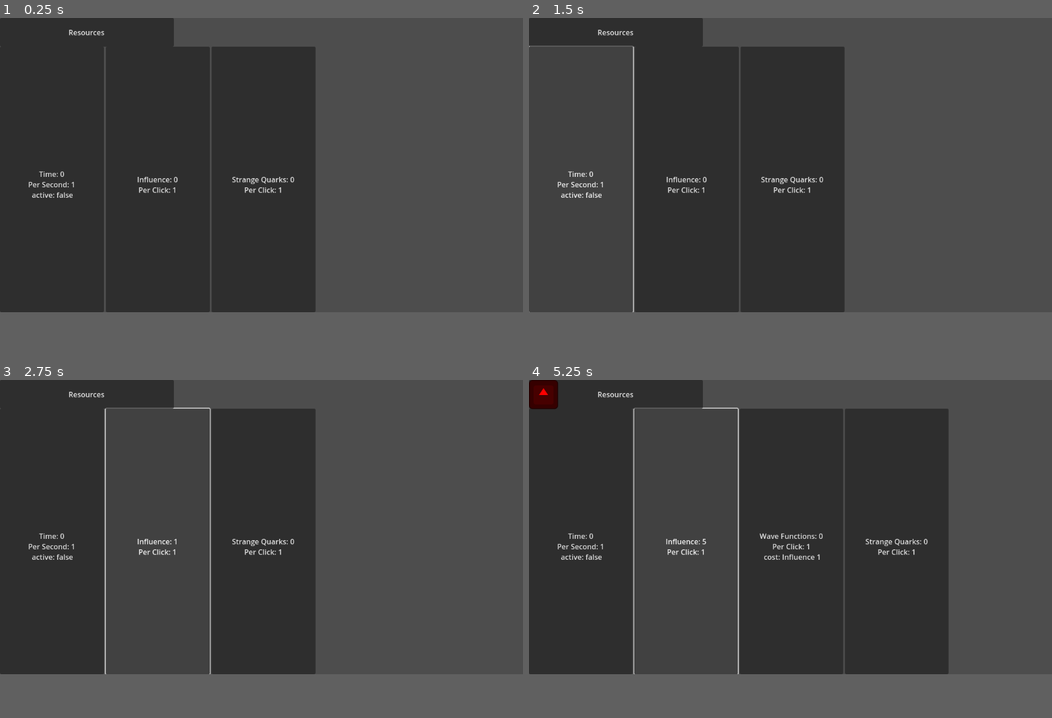
Above: before the commit, frames 1-4 (two rows, left to right).
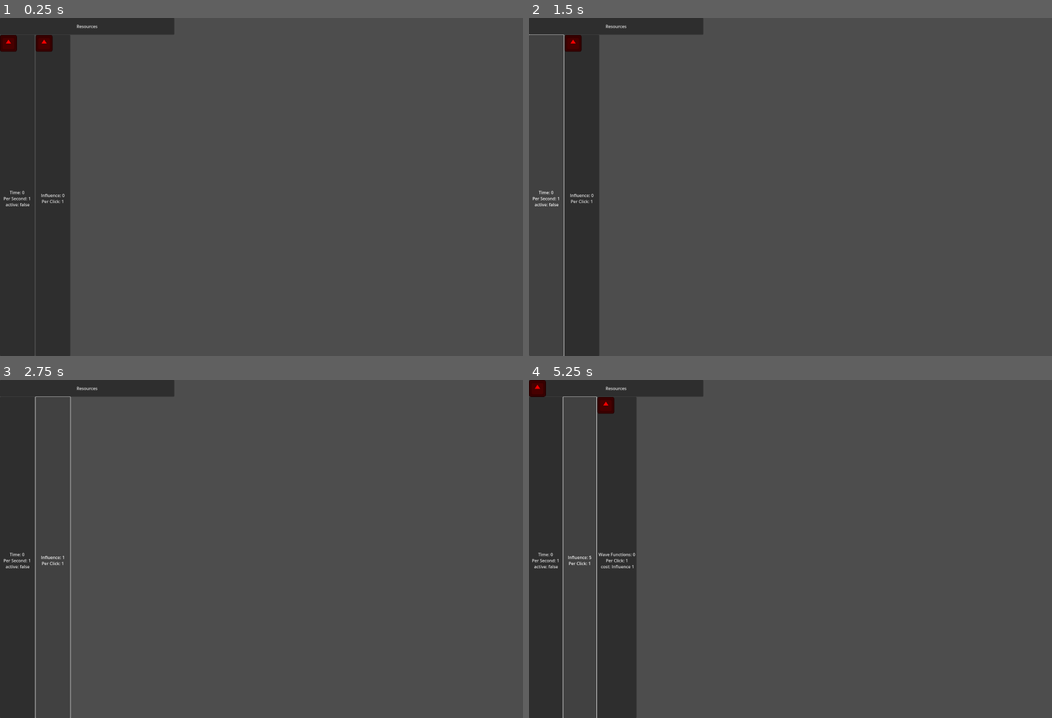
Above: after the commit, the same moments.

Repository: WilliamAHoffman/EmergentUniverse
Game: Godot game, scene res://scenes/root.tscn
The game is run twice, just before and just after one commit, with the same random seed, the same clock (stepped at 60 frames per second) and the same inputs. The engine's default icon, where the game draws it, is replaced by a stand-in: a white triangle on a blue panel in a dark square.
Inputs:
- Up to frame 1 (0.25 s): no input
- Up to frame 2 (1.5 s): click "Resources" at 0.5 s; click "Time: 0 Per Second: 1 active:…" at 1.25 s
- Up to frame 3 (2.75 s): click "Influence: 0 Per Click: 1" at 2 s
- Up to frame 4 (5.25 s): click "Influence: 1 Per Click: 1" at 2.75 s; click "Influence: 2 Per Click: 1" at 3.5 s; click "Influence: 3 Per Click: 1" at 4.25 s; click "Influence: 4 Per Click: 1" at 5 s
In our replay, the window is 800x450 before the commit and 800x517 after it. These sizes can differ from the game's own. Grey fills any space a smaller window leaves; there, only what the larger window draws over its background counts as a difference.

The runs differ from the first frame. In frame 1, 39% of the frame differs, in the area x 0-61%, y 1-100%; in frame 2, 33%; in frame 3, 23%; in frame 4, 35%.

Commit message:
added resource notif

Diff:
--- a/project.godot
+++ b/project.godot
@@ -18,9 +18,12 @@
 [autoload]
 
 Player="*res://scripts/player scripts/player.gd"
+EventBus="*res://scripts/event_bus.gd"
 
 [display]
 
+window/size/viewport_width=1980
+window/size/viewport_height=1280
 window/stretch/mode="viewport"
 
 [file_customization]
--- a/scenes/root.tscn
+++ b/scenes/root.tscn
@@ -1,46 +1,45 @@
-[gd_scene load_steps=7 format=3 uid="uid://cyj1qkdkxyycc"]
+[gd_scene load_steps=5 format=3 uid="uid://cyj1qkdkxyycc"]
 
 [ext_resource type="Script" path="res://scripts/button scripts/button_manager.gd" id="1_u0srf"]
 [ext_resource type="Script" path="res://scripts/resource scripts/resource_manager.gd" id="2_os0tv"]
 [ext_resource type="Script" path="res://scripts/teleport scripts/teleporter.gd" id="3_pau4i"]
 [ext_resource type="PackedScene" uid="uid://nyluktd1xlwm" path="res://scenes/notification.tscn" id="4_7ft6n"]
-[ext_resource type="Script" path="res://scripts/event_bus.gd" id="4_xe6d4"]
-[ext_resource type="Script" path="res://scripts/display scripts/resource_display.gd" id="5_awwyk"]
 
 [node name="MainScene" type="Node2D"]
 
-[node name="ButtonManager" type="Node2D" parent="." node_paths=PackedStringArray("button_manager", "resource_manager", "EventBus")]
+[node name="ButtonManager" type="Node2D" parent="." node_paths=PackedStringArray("button_manager", "resource_manager")]
 script = ExtResource("1_u0srf")
 button_manager = NodePath("../ButtonManagerControl")
 resource_manager = NodePath("../ResourceManager")
-EventBus = NodePath("../EventBus")
+notif = ExtResource("4_7ft6n")
 
 [node name="ButtonManagerControl" type="Control" parent="."]
 layout_mode = 3
 anchors_preset = 0
 metadata/_edit_use_anchors_ = true
 
-[node name="ResourceGrid" type="GridContainer" parent="ButtonManagerControl"]
+[node name="GridGrid" type="HBoxContainer" parent="ButtonManagerControl"]
 layout_mode = 0
-offset_top = 63.0
-offset_right = 1152.0
-offset_bottom = 648.0
+offset_top = 64.0
+offset_right = 1980.0
+offset_bottom = 1280.0
+
+[node name="ResourceGrid" type="GridContainer" parent="ButtonManagerControl/GridGrid"]
+layout_mode = 2
+size_flags_horizontal = 3
+size_flags_vertical = 3
 columns = 5
 
-[node name="ShopGrid" type="GridContainer" parent="ButtonManagerControl"]
-layout_mode = 0
-offset_left = 1152.0
-offset_top = 63.0
-offset_right = 2304.0
-offset_bottom = 648.0
+[node name="ShopGrid" type="GridContainer" parent="ButtonManagerControl/GridGrid"]
+layout_mode = 2
+size_flags_horizontal = 3
+size_flags_vertical = 3
 columns = 5
 
-[node name="ActionGrid" type="GridContainer" parent="ButtonManagerControl"]
-layout_mode = 0
-offset_left = 2304.0
-offset_top = 63.0
-offset_right = 3214.0
-offset_bottom = 648.0
+[node name="ActionGrid" type="GridContainer" parent="ButtonManagerControl/GridGrid"]
+layout_mode = 2
+size_flags_horizontal = 3
+size_flags_vertical = 3
 columns = 5
 
 [node name="ResourceManager" type="Node2D" parent="."]
@@ -52,36 +51,36 @@
 [node name="PlayerCamera" type="Camera2D" parent="."]
 anchor_mode = 0
 
-[node name="TeleportManagerControl" type="Control" parent="PlayerCamera" node_paths=PackedStringArray("camera", "EventBus", "shop_teli", "resource_teli", "action_teli", "resource_display")]
+[node name="CanvasLayer" type="CanvasLayer" parent="PlayerCamera"]
+
+[node name="TeleportManagerControl" type="Control" parent="PlayerCamera/CanvasLayer" node_paths=PackedStringArray("camera", "shop_teli", "resource_teli", "action_teli")]
 layout_mode = 3
 anchors_preset = 0
 offset_right = 40.0
 offset_bottom = 40.0
 script = ExtResource("3_pau4i")
-camera = NodePath("..")
-EventBus = NodePath("../../EventBus")
+camera = NodePath("../..")
 shop_teli = NodePath("TeleporterGrid/Shop")
 resource_teli = NodePath("TeleporterGrid/Resource")
 action_teli = NodePath("TeleporterGrid/Action")
-resource_display = NodePath("../ResourceDisplay")
 
-[node name="TeleporterGrid" type="GridContainer" parent="PlayerCamera/TeleportManagerControl"]
+[node name="TeleporterGrid" type="GridContainer" parent="PlayerCamera/CanvasLayer/TeleportManagerControl"]
 layout_direction = 2
 layout_mode = 0
-offset_right = 1149.0
+offset_right = 1980.0
 offset_bottom = 63.0
 columns = 3
 
-[node name="Resource" type="Button" parent="PlayerCamera/TeleportManagerControl/TeleporterGrid"]
+[node name="Resource" type="Button" parent="PlayerCamera/CanvasLayer/TeleportManagerControl/TeleporterGrid"]
 layout_mode = 2
 size_flags_horizontal = 3
 size_flags_vertical = 3
 text = "Resources
 "
 
-[node name="Notification" parent="PlayerCamera/TeleportManagerControl/TeleporterGrid/Resource" instance=ExtResource("4_7ft6n")]
+[node name="Notification" parent="PlayerCamera/CanvasLayer/TeleportManagerControl/TeleporterGrid/Resource" instance=ExtResource("4_7ft6n")]
 
-[node name="Shop" type="Button" parent="PlayerCamera/TeleportManagerControl/TeleporterGrid"]
+[node name="Shop" type="Button" parent="PlayerCamera/CanvasLayer/TeleportManagerControl/TeleporterGrid"]
 visible = false
 layout_mode = 2
 size_flags_horizontal = 3
@@ -89,28 +88,31 @@
 text = "Shop
 "
 
-[node name="Notification" parent="PlayerCamera/TeleportManagerControl/TeleporterGrid/Shop" instance=ExtResource("4_7ft6n")]
+[node name="Notification" parent="PlayerCamera/CanvasLayer/TeleportManagerControl/TeleporterGrid/Shop" instance=ExtResource("4_7ft6n")]
 
-[node name="Action" type="Button" parent="PlayerCamera/TeleportManagerControl/TeleporterGrid"]
+[node name="Action" type="Button" parent="PlayerCamera/CanvasLayer/TeleportManagerControl/TeleporterGrid"]
 visible = false
 layout_mode = 2
 size_flags_horizontal = 3
 size_flags_vertical = 3
 text = "Actions"
 
-[node name="Notification" parent="PlayerCamera/TeleportManagerControl/TeleporterGrid/Action" instance=ExtResource("4_7ft6n")]
+[node name="Notification" parent="PlayerCamera/CanvasLayer/TeleportManagerControl/TeleporterGrid/Action" instance=ExtResource("4_7ft6n")]
 
-[node name="ResourceDisplay" type="Node2D" parent="PlayerCamera"]
-visible = false
-script = ExtResource("5_awwyk")
+[node name="DisplayManager" type="Control" parent="PlayerCamera/CanvasLayer"]
+layout_mode = 3
+anchors_preset = 0
+offset_right = 40.0
+offset_bottom = 40.0
 
-[node name="ResourceLabel" type="Label" parent="PlayerCamera/ResourceDisplay"]
-offset_left = 2.0
-offset_top = 508.0
-offset_right = 217.0
-offset_bottom = 649.0
+[node name="ClickCounter" type="Label" parent="PlayerCamera/CanvasLayer/DisplayManager"]
+layout_mode = 0
+offset_right = 40.0
+offset_bottom = 23.0
 
-[node name="EventBus" type="Node2D" parent="."]
-script = ExtResource("4_xe6d4")
+[node name="SecondCounter" type="Label" parent="PlayerCamera/CanvasLayer/DisplayManager"]
+layout_mode = 0
+offset_right = 40.0
+offset_bottom = 23.0
 
 [connection signal="timeout" from="ResourceManager/ResourceTimer" to="ButtonManager" method="_on_resource_timer_timeout"]
--- a/scripts/button scripts/button_data.gd
+++ b/scripts/button scripts/button_data.gd
@@ -1,4 +1,5 @@
 class_name ButtonData
+
 
 #Main variables
 var main_text : String
@@ -83,6 +84,7 @@
 	if resource.perma_unlocked:
 		resource.quantity += quantity
 		resource.total_quantity += quantity
+		EventBus.emit_signal("gain_resource", resource)
 
 
 func _add_random_resources(quantity_generated_from):
--- a/scripts/button scripts/button_manager.gd
+++ b/scripts/button scripts/button_manager.gd
@@ -3,11 +3,10 @@
 
 @export var button_manager : Control
 @export var resource_manager : ResourceManager
-@export var EventBus : Node2D
+@export var notif : PackedScene
 var buttons : Dictionary
 var resources : Dictionary
 var button_children : Array
-
 
 func _ready():
 	await owner.ready
@@ -24,6 +23,11 @@
 		buttons[button.name].update_text()
 		_update_button_active(button)
 
+
+func _on_button_hovered(button):
+	for node in button.get_children():
+		if node.name == "Notification":
+			node.queue_free()
 
 func _on_button_pressed(event, button):
 	if event is InputEventMouseButton and event.pressed:
@@ -116,22 +120,32 @@
 func _add_button_data():
 	for button in button_children:
 		button.connect("gui_input",_on_button_pressed.bind(button))
+		button.connect("mouse_entered",_on_button_hovered.bind(button))
 		buttons[button.name].button = button
 		if !buttons[button.name].is_unlocked:
 			button.visible = false
 		button.connect("visibility_changed",_on_visibility_changed.bind(buttons[button.name].location))
 
 
+func _add_notif(button : Button):
+	var notif_icon = notif.instantiate()
+	notif_icon.visible = true
+	button.add_child(notif_icon)
+
+
 func _unlock_buttons(button : Button):
+	if buttons[button.name].is_unlocked:
+		return
+	if !buttons[button.name].perma_unlocked:
+		return
 	var criterias_done = 0
-	if !buttons[button.name].is_unlocked and buttons[button.name].perma_unlocked:
-		for resource in buttons[button.name].unlock_criteria:
-			if resource.quantity >= buttons[button.name].unlock_criteria[resource]:
-				criterias_done += 1
-		if criterias_done >= buttons[button.name].unlock_criteria.size():
-			buttons[button.name].is_unlocked = true
-	else:
+	for resource in buttons[button.name].unlock_criteria:
+		if resource.quantity >= buttons[button.name].unlock_criteria[resource]:
+			criterias_done += 1
+	if criterias_done >= buttons[button.name].unlock_criteria.size():
+		buttons[button.name].is_unlocked = true
 		button.visible = true
+		_add_notif(button)
 
 
 func _on_resource_timer_timeout():
@@ -150,7 +164,7 @@
 
 
 func _get_buttons():
-	for container in button_manager.get_children():
+	for container in button_manager.get_child(0).get_children():
 		for button in container.get_children():
 			button_children.append(button)
 
@@ -158,7 +172,7 @@
 func _create_buttons():
 	var button_template = preload("res://scenes/button_template.tscn")
 	for button in buttons:
-		for grid in button_manager.get_children():
+		for grid in button_manager.get_child(0).get_children():
 			if grid.name == buttons[button].location:
 				var button_instance = button_template.instantiate()
 				button_instance.name = button
--- a/scripts/display scripts/resource_display.gd
+++ /dev/null
@@ -1,6 +0,0 @@
-extends Node2D
-
-@export var resource_manager : ResourceManager
-
-func update_resources():
-	pass
--- a/scripts/event_bus.gd
+++ b/scripts/event_bus.gd
@@ -1,3 +1,4 @@
 extends Node2D
 
 signal vis_notif(location)
+signal gain_resource(resource)
--- a/scripts/player scripts/player.gd
+++ b/scripts/player scripts/player.gd
@@ -1,11 +1,5 @@
 extends Node
 
-
-# Called when the node enters the scene tree for the first time.
-func _ready():
-	pass # Replace with function body.
-
-
-# Called every frame. 'delta' is the elapsed time since the previous frame.
-func _process(delta):
-	pass
+var milestones : Dictionary
+var total_clicks : int
+var total_seconds : int
--- a/scripts/player scripts/player_data.gd
+++ /dev/null
@@ -1,11 +0,0 @@
-extends Node
-
-
-# Called when the node enters the scene tree for the first time.
-func _ready():
-	pass # Replace with function body.
-
-
-# Called every frame. 'delta' is the elapsed time since the previous frame.
-func _process(delta):
-	pass
--- a/scripts/teleport scripts/teleporter.gd
+++ b/scripts/teleport scripts/teleporter.gd
@@ -1,11 +1,9 @@
 extends Control
 
 @export var camera : Camera2D
-@export var EventBus : Node2D
 @export var shop_teli : Button
 @export var resource_teli : Button
 @export var action_teli : Button
-@export var resource_display : Node2D
 var resources : Dictionary
 var camera_location = "Resources"
 
@@ -30,15 +28,12 @@
 	if camera_location == "Resource":
 		camera.position.x = 0
 		resource_teli.get_child(0).visible = false
-		resource_display.visible = false
 	if camera_location == "Shop":
-		camera.position.x = 1152
+		camera.position.x = get_viewport().size.x
 		shop_teli.get_child(0).visible = false
-		resource_display.visible = true
 	if camera_location == "Action":
-		camera.position.x = 1152 * 2
+		camera.position.x = get_viewport().size.x * 2
 		action_teli.get_child(0).visible = false
-		resource_display.visible = true
 
 
 func _add_button_data():
